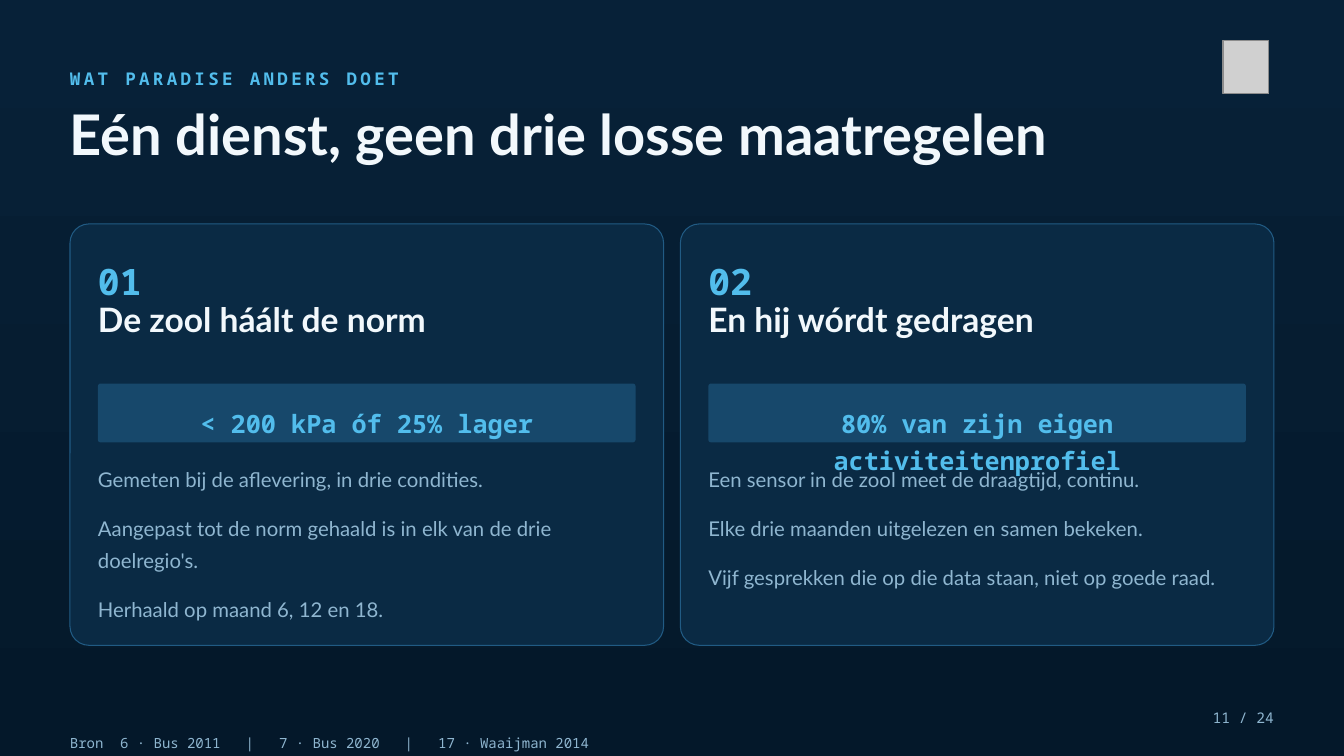
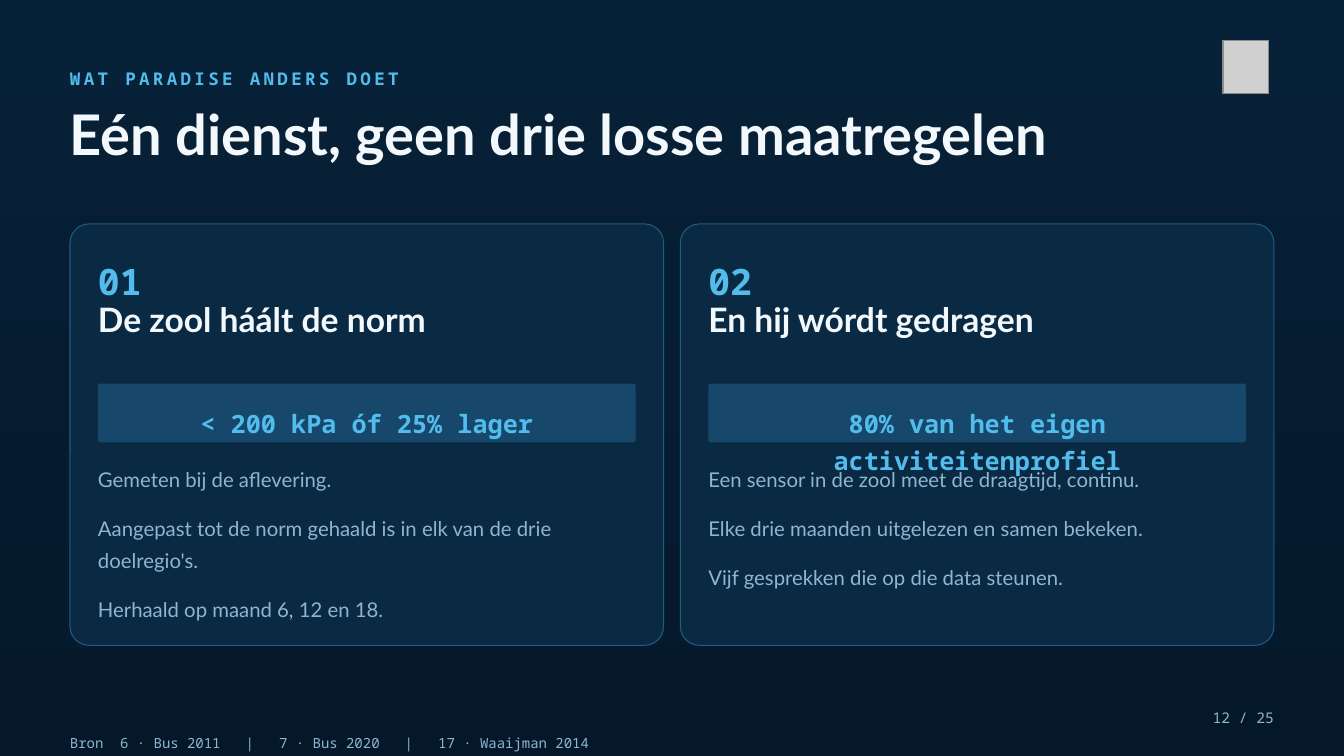
Before and after one commit to Dellfs/paradise-project, a slide deck: slide 12 of PARADISE_presentatie/PARADISE_extern.pptx (slide 11 before the commit). Drawn at 1344x756 pixels with LibreOffice and Linux fonts; fonts in the diff are those of the drawing; grey boxes stand for pictures. Boxes give left, top, right and bottom in pixels: in the first picture for what was removed or moved away, otherwise in the second. Text is boxed around its words. In the diff, an @@ line names an element or a change of style, - is before the commit and + after.

```diff
--- a/PARADISE_presentatie/PARADISE_extern.pptx
+++ b/PARADISE_presentatie/PARADISE_extern.pptx
@@ text at [834,413,1121,477]: text changed @@
-80% van zijn eigen activiteitenprofiel
+80% van het eigen activiteitenprofiel
@@ text at [98,472,331,491]: text changed @@
-Gemeten bij de aflevering, in drie condities.
+Gemeten bij de aflevering.
@@ text at [708,570,1063,589]: text changed @@
-Vijf gesprekken die op die data staan, niet op goede raad.
+Vijf gesprekken die op die data steunen.
@@ text at [1213,712,1274,723]: text changed @@
-11 / 24
+12 / 25
```
Also in this commit, not shown: 23 other slides changed, 1 slide added, 25 other files.
